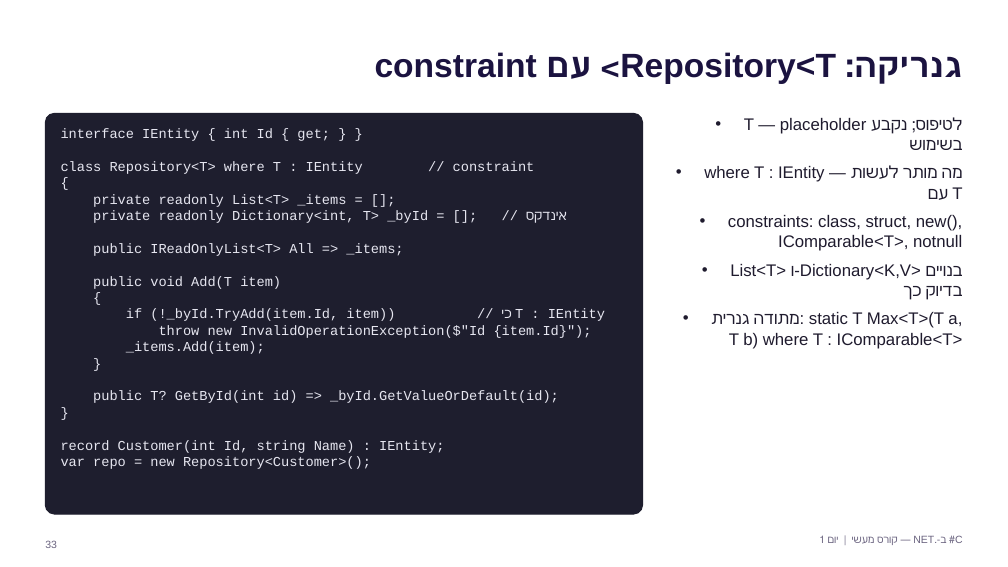
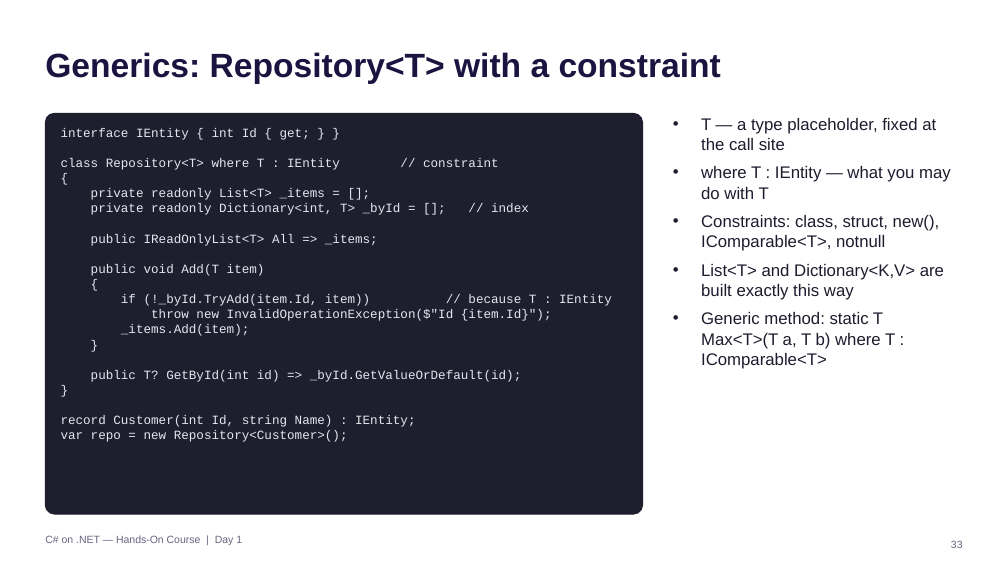
Before and after one commit to Lior1234yaa/csharp-course-day1, a slide deck: slide 33 of Day1-OOP-Collections-Exceptions/Slides/Day1.pptx. Drawn at 1008x567 pixels with LibreOffice and Linux fonts; fonts in the diff are those of the drawing. Boxes give left, top, right and bottom in pixels: in the first picture for what was removed or moved away, otherwise in the second. Text is boxed around its words. In the diff, an @@ line names an element or a change of style, - is before the commit and + after.

```diff
--- a/Day1-OOP-Collections-Exceptions/Slides/Day1.pptx
+++ b/Day1-OOP-Collections-Exceptions/Slides/Day1.pptx
@@ text at <box>45,52,721,84</box>: text changed @@
-גנריקה: Repository<T> עם constraint
+Generics: Repository<T> with a constraint
@@ text at <box>701,118,951,369</box>: text changed @@
-• T — placeholder לטיפוס; נקבע בשימוש
-• where T : IEntity — מה מותר לעשות עם T
-• constraints: class, struct, new(), IComparable<T>, notnull
-• List<T> ו-Dictionary<K,V> בנויים בדיוק כך
-• מתודה גנרית: static T Max<T>(T a, T b) where T : IComparable<T>
+• T — a type placeholder, fixed at the call site
+• where T : IEntity — what you may do with T
+• Constraints: class, struct, new(), IComparable<T>, notnull
+• List<T> and Dictionary<K,V> are built exactly this way
+• Generic method: static T Max<T>(T a, T b) where T : IComparable<T>
@@ text at <box>61,128,552,442</box>: size 13 to 12 pt in "interface IEntity { int Id { get; ...", "class Repository<T> where T : IEntity // ...", "{", "private readonly List<T> _items = [];" and 10 more places @@
@@ text at <box>91,204,529,215</box>: text changed; size 13 to 12 pt @@
-private readonly Dictionary<int, T> _byId = []; // אינדקס
+private readonly Dictionary<int, T> _byId = []; // index
@@ text at <box>121,294,612,306</box>: text changed; size 13 to 12 pt @@
-if (!_byId.TryAdd(item.Id, item)) // כי T : IEntity
+if (!_byId.TryAdd(item.Id, item)) // because T : IEntity
@@ text at <box>45,535,242,545</box>: text changed @@
-C# ב-.NET — קורס מעשי | יום 1
+C# on .NET — Hands-On Course | Day 1
@@ text "33": place and size @@
-text "33" at <box>45,540,57,548</box>
+text "33" at <box>951,540,963,548</box>
@@ text "33" at <box>951,540,963,548</box>: alignment left to right @@
```
Also in this commit, not shown: 33 other slides changed, 21 slides added, 21 slides removed, 37 other files.
